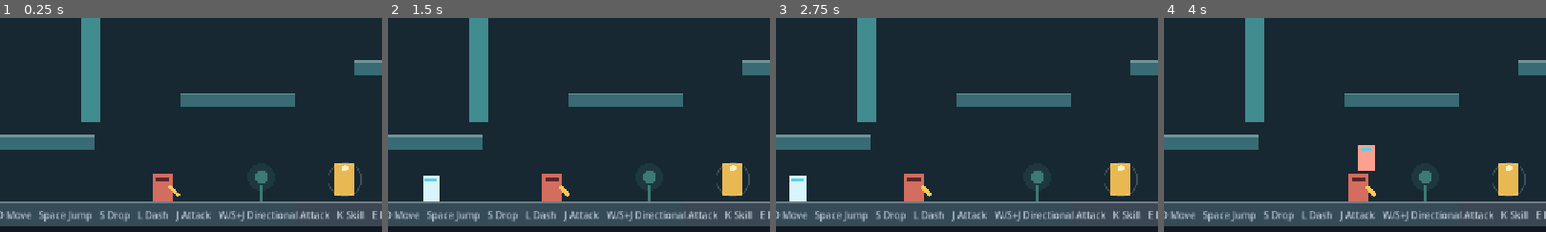
Above: before the commit, frames 1-4 (left to right).
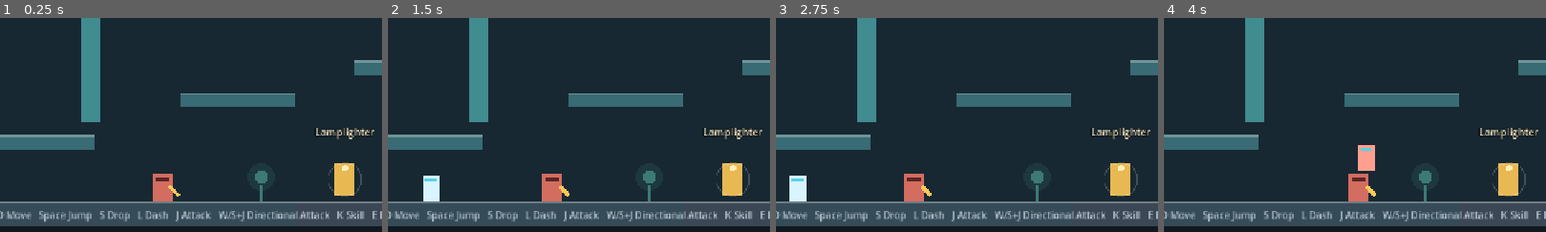
Above: after the commit, the same moments.

Repository: tszhungwong/FirstGame
Game: Godot game, scene res://scenes/game/game.tscn
Same seed, same stepped clock (60 frames per second), same inputs: the game is played once before the commit and once after it.
Inputs:
- Up to frame 1 (0.25 s): no input
- Up to frame 2 (1.5 s): hold D (move_right) from 0.53 s (still down); tap J (attack) at 0.6 s; tap Space (jump) at 0.77 s; tap L (dash) at 1.35 s
- Up to frame 3 (2.75 s): tap Space (jump) at 1.52 s; release D (move_right) at 2.03 s; hold A (move_left) from 2.03 s (still down); tap E (interact) at 2.1 s
- Up to frame 4 (4 s): release A (move_left) at 2.78 s; hold D (move_right) from 2.78 s (still down); tap J (attack) at 2.85 s; tap Space (jump) at 3.02, 3.77 s; tap L (dash) at 3.6 s
The pictures show only the part of the screen within x 24-74%, y 50-100%; the shares and areas given below are measured in that part.

The runs differ from the first frame. In frame 1, 0.4% of the frame differs, in the area x 82-98%, y 51-57%; in frame 2, 0.4%; in frame 3, 0.4%; in frame 4, 0.4%.

Commit message:
Add NPC and boss identity labels

Diff:
--- a/Godot/enemies/echo_foreman/echo_foreman.tscn
+++ b/Godot/enemies/echo_foreman/echo_foreman.tscn
@@ -3,6 +3,7 @@
 [ext_resource type="Script" uid="uid://30blr5x2w8hh" path="res://enemies/echo_foreman/echo_foreman.gd" id="1_boss"]
 [ext_resource type="Resource" path="res://enemies/common/boss_enemy.tres" id="2_base"]
 [ext_resource type="Resource" path="res://enemies/echo_foreman/default_echo_foreman.tres" id="3_behavior"]
+[ext_resource type="PackedScene" path="res://ui/world_identity/world_identity_label.tscn" id="4_identity"]
 
 [sub_resource type="CapsuleShape2D" id="CapsuleShape2D_boss"]
 radius = 34.0
@@ -17,3 +18,8 @@
 
 [node name="CollisionShape2D" type="CollisionShape2D" parent="." unique_id=505140355]
 shape = SubResource("CapsuleShape2D_boss")
+
+[node name="IdentityLabel" parent="." instance=ExtResource("4_identity")]
+position = Vector2(0, -26)
+theme_override_colors/font_color = Color(1, 0.68, 0.56, 1)
+text_key = &"identity.echo_foreman"
--- a/Godot/interaction/interactable.gd
+++ b/Godot/interaction/interactable.gd
@@ -10,14 +10,17 @@
 @export var one_shot := false
 @export var show_interaction_prompt := true
 @export var interaction_prompt_key := &"ui.interact"
+@export var identity_label_key: StringName
 
 @onready var _interaction_prompt := $InteractionPrompt as Label
+@onready var _identity_label := $IdentityLabel as WorldIdentityLabel
 
 var _line_index := 0
 var _completed := false
 
 
 func _ready() -> void:
+	_identity_label.set_text_key(identity_label_key)
 	_refresh_localized_text()
 	AppSettings.locale_changed.connect(_on_locale_changed)
 	_interaction_prompt.visible = false
--- a/Godot/interaction/interactable.tscn
+++ b/Godot/interaction/interactable.tscn
@@ -1,6 +1,7 @@
 [gd_scene format=3 uid="uid://cg3mk015xuopl"]
 
 [ext_resource type="Script" uid="uid://s2rkavnkknbv" path="res://interaction/interactable.gd" id="1_interactable"]
+[ext_resource type="PackedScene" path="res://ui/world_identity/world_identity_label.tscn" id="2_identity"]
 
 [node name="Interactable" type="Area2D" unique_id=1663348435 groups=["interactable"]]
 collision_layer = 0
@@ -19,3 +20,5 @@
 theme_override_font_sizes/font_size = 15
 text = "ui.interact"
 horizontal_alignment = 1
+
+[node name="IdentityLabel" parent="." instance=ExtResource("2_identity")]
--- a/Godot/levels/abandoned_maintenance/abandoned_maintenance_level.tscn
+++ b/Godot/levels/abandoned_maintenance/abandoned_maintenance_level.tscn
@@ -157,6 +157,7 @@
 position = Vector2(880, 632)
 dialogue = ExtResource("9_lamplighter")
 interaction_id = &"lamplighter"
+identity_label_key = &"identity.lamplighter"
 display_color = Color(0.91, 0.72, 0.32, 1)
 
 [node name="SkillTerminal" parent="." unique_id=2066016465 instance=ExtResource("7_interactable")]
--- a/Godot/localization/game.csv
+++ b/Godot/localization/game.csv
@@ -5,6 +5,8 @@
 ui.objective,Objective: %s,目标：%s,目標：%s
 ui.boss_status,Echo Foreman  %d / %d,残响监工  %d / %d,殘響監工  %d / %d
 ui.controls,A/D Move   Space Jump   S Drop   L Dash   J Attack   W/S+J Directional Attack   K Skill   E Interact,A/D 移动   Space 跳跃   S 下穿平台   L 冲刺   J 普攻   W/S+J 方向攻击   K 技能   E 互动,A/D 移動   Space 跳躍   S 下穿平台   L 衝刺   J 普攻   W/S+J 方向攻擊   K 技能   E 互動
+identity.lamplighter,Lamplighter,守灯人,守燈人
+identity.echo_foreman,Echo Foreman,残响监工,殘響監工
 objective.find_exit,Find the maintenance district exit,寻找维修区出口,尋找維修區出口
 objective.use_direction_skill,Use the directional skill to cross the transport platforms,使用方向技能穿越运输平台,使用方向技能穿越運輸平台
 objective.reach_lockdown,Cross the transport platforms and reach the lockdown zone,穿越运输平台并找到封锁区,穿越運輸平台並找到封鎖區
--- a/Godot/tests/test_runner.gd
+++ b/Godot/tests/test_runner.gd
@@ -54,6 +54,7 @@
 	await _test_interact_dismisses_visible_dialog()
 	await _test_checkpoint_dialog_lasts_two_seconds()
 	await _test_nearest_interactable_shows_prompt()
+	await _test_named_characters_display_identity_labels_that_follow_them()
 	await _test_area_message_trigger_only_fires_once()
 	await _test_crossing_return_gate_does_not_cause_unprompted_damage()
 	await _test_distant_boss_does_not_attack_player_at_return_gate()
@@ -889,6 +890,43 @@
 	await process_frame
 
 
+func _test_named_characters_display_identity_labels_that_follow_them() -> void:
+	var game_scene := load(GAME_SCENE_PATH) as PackedScene
+	if game_scene == null:
+		_fail("game scene is available for identity labels")
+		return
+	var game := game_scene.instantiate()
+	root.add_child(game)
+	await process_frame
+
+	var lamplighter := game.get_node(
+		"LevelContainer/AbandonedMaintenanceLevel/Lamplighter"
+	) as Area2D
+	var boss: CharacterBody2D = game.get_boss()
+	var lamplighter_label := lamplighter.get_node("IdentityLabel") as Label
+	var boss_label := boss.get_node("IdentityLabel") as Label
+	var lamplighter_offset := lamplighter_label.global_position - lamplighter.global_position
+	var boss_offset := boss_label.global_position - boss.global_position
+	lamplighter.global_position += Vector2(70.0, -20.0)
+	boss.global_position += Vector2(-80.0, -10.0)
+	await process_frame
+
+	_expect(
+		lamplighter_label.visible
+		and lamplighter_label.text == "守燈人"
+		and lamplighter_label.global_position - lamplighter.global_position == lamplighter_offset,
+		"the named NPC displays a localized identity label that follows movement"
+	)
+	_expect(
+		boss_label.visible
+		and boss_label.text == "殘響監工"
+		and boss_label.global_position - boss.global_position == boss_offset,
+		"the important monster displays a localized identity label that follows movement"
+	)
+	game.queue_free()
+	await process_frame
+
+
 func _test_area_message_trigger_only_fires_once() -> void:
 	var trigger_scene := load(MESSAGE_TRIGGER_SCENE_PATH) as PackedScene
 	if trigger_scene == null:
--- /dev/null
+++ b/Godot/ui/world_identity/world_identity_label.gd
@@ -0,0 +1,24 @@
+class_name WorldIdentityLabel
+extends Label
+
+@export var text_key: StringName
+
+
+func _ready() -> void:
+	_refresh_localized_text()
+	AppSettings.locale_changed.connect(_on_locale_changed)
+
+
+func set_text_key(value: StringName) -> void:
+	text_key = value
+	if is_node_ready():
+		_refresh_localized_text()
+
+
+func _on_locale_changed(_locale: StringName) -> void:
+	_refresh_localized_text()
+
+
+func _refresh_localized_text() -> void:
+	visible = not text_key.is_empty()
+	text = tr(text_key) if visible else ""
--- /dev/null
+++ b/Godot/ui/world_identity/world_identity_label.tscn
@@ -0,0 +1,17 @@
+[gd_scene format=3]
+
+[ext_resource type="Script" path="res://ui/world_identity/world_identity_label.gd" id="1_identity"]
+
+[node name="IdentityLabel" type="Label"]
+z_index = 10
+offset_left = -100.0
+offset_top = -92.0
+offset_right = 100.0
+offset_bottom = -64.0
+mouse_filter = 2
+theme_override_colors/font_color = Color(0.95, 0.91, 0.78, 1)
+theme_override_colors/font_outline_color = Color(0.02, 0.04, 0.05, 0.95)
+theme_override_constants/outline_size = 5
+theme_override_font_sizes/font_size = 17
+horizontal_alignment = 1
+script = ExtResource("1_identity")
Binary file changed: Godot/localization/game.en.translation
Binary file changed: Godot/localization/game.zh_Hans.translation
Binary file changed: Godot/localization/game.zh_Hant.translation
Not shown, added: Godot/ui/world_identity/world_identity_label.gd.uid
